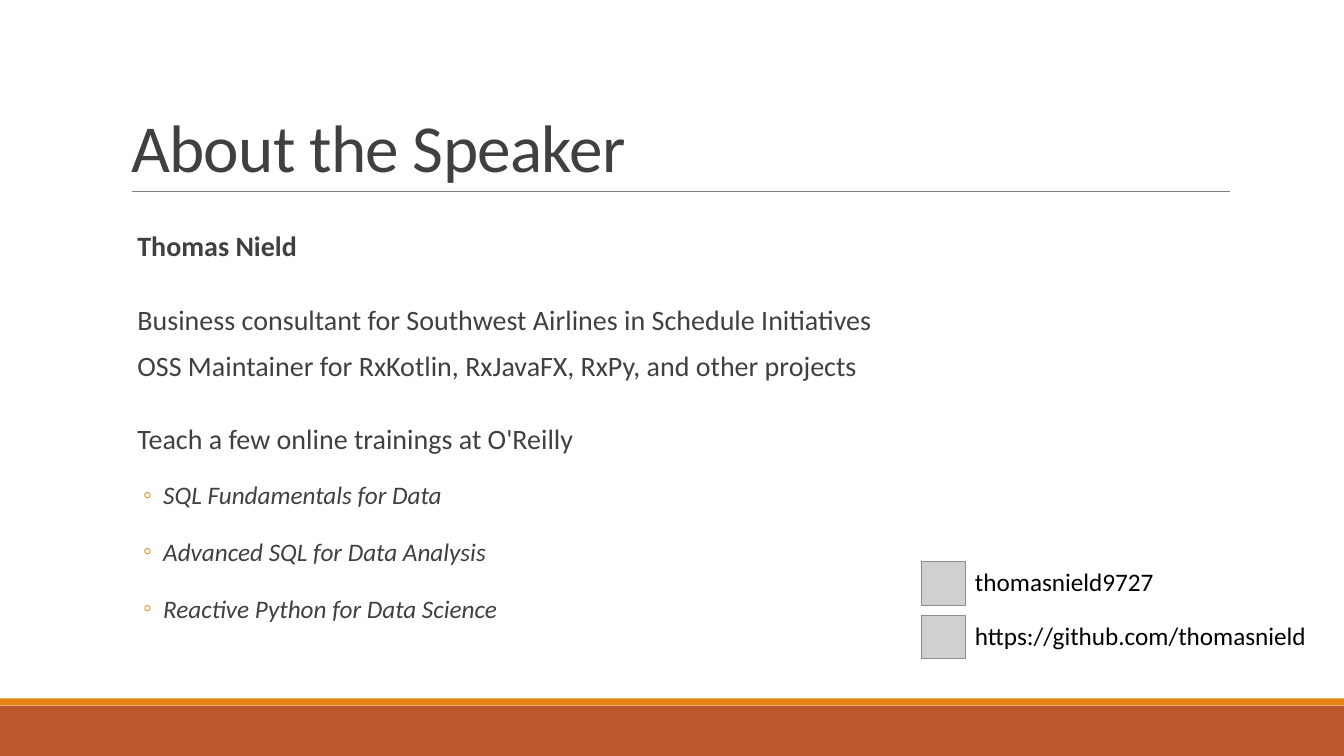
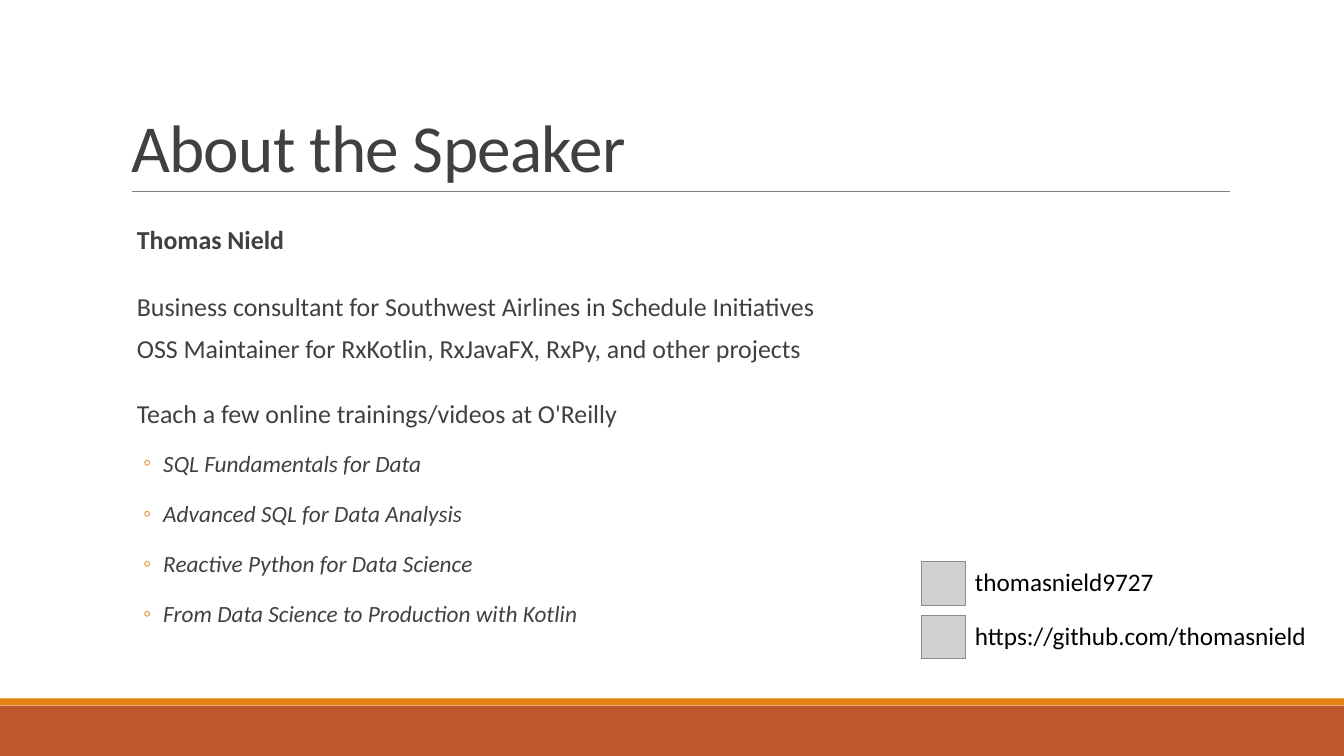
Before and after one commit to thomasnield/oreilly_reactive_python_for_data, a slide deck: slide 3 of resources/reactive_python_slides.pptx. Drawn at 1344x756 pixels with LibreOffice and Linux fonts; fonts in the diff are those of the drawing; grey boxes stand for pictures. Boxes give left, top, right and bottom in pixels: in the first picture for what was removed or moved away, otherwise in the second. Text is boxed around its words. In the diff, an @@ line names an element or a change of style, - is before the commit and + after.

```diff
--- a/resources/reactive_python_slides.pptx
+++ b/resources/reactive_python_slides.pptx
@@ text at [137,231,814,576]: size 20 to 18.5 pt in "Thomas Nield", "Business consultant for Southwest Airlines in Schedule ...", "OSS Maintainer for RxKotlin, RxJavaFX, RxPy, and ..."; size 18 to 16.6 pt in "SQL Fundamentals for Data", "Advanced SQL for Data Analysis", "Reactive Python for Data Science"; line spacing 1.6 to 1.5; line spacing 0.8 to 0.7 @@
@@ text at [137,405,617,428]: text changed; size 20 to 18.5 pt @@
-  Teach a few online trainings at O'Reilly
+  Teach a few online trainings/videos at O'Reilly
@@ text at [163,606,577,622]: paragraph added @@
+  ◦ From Data Science to Production with Kotlin
```
Also in this commit, not shown: 1 slide added.
